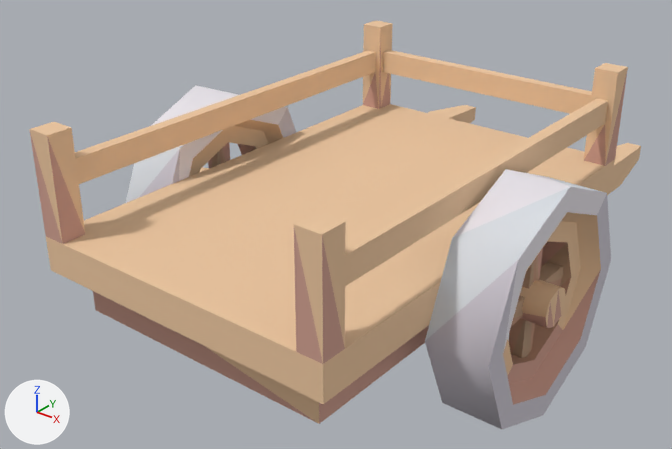
One commit to the glTF model example_game/world/props/cart.prop/model.glb: the scene before it, then after it.
The view is the same before and after, from a 50 mm camera at (2.58, -3.81, 2.69) aimed at (-0.24, -0.28, 0.51). Every picture has the same lights, and +X, +Y and +Z are marked at lower left. The picture after the commit comes second. Vertices at exactly the same position are counted once.

Names of what the first picture shows: 'model'.
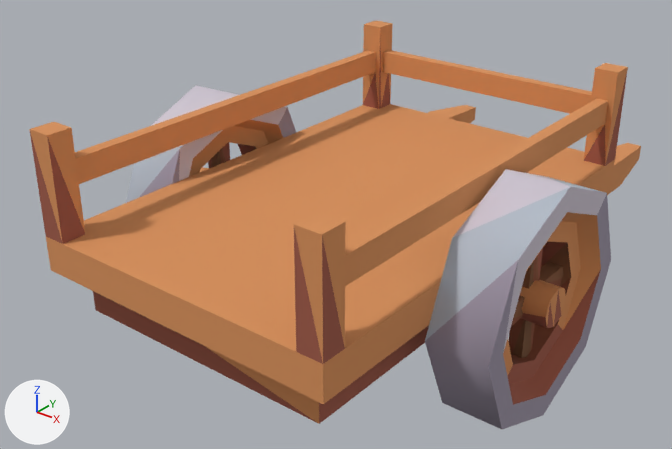
Boxes (x1, y1, x2, y2) around the edits, measured in the pictures (672 x 449 px):
part 1 of me_model, recoloured (beige to orange)
    both: (30, 20, 641, 424)
part 2 of me_model, recoloured
    both: (29, 42, 628, 424)
part 3 of me_model, recoloured (light grey to grey)
    both: (126, 85, 611, 429)

What the commit changed:
me_model has 327 vertices, 597 faces and spans x -1.12..1.12, y -1.67..1.67, z -0.02..1.32.
me_model is used by ob_model.
me_model part 1: 309 faces centred in x -1.12..1.12, y -1.67..1.67, z 0.3..1.32 are repainted in the vertex colours; the middle colour goes from beige #edc7a0 to orange #d9915a.
me_model part 2: 192 faces centred in x -1.12..1.12, y -1.67..1.24, z -0.02..0.98 are repainted in the vertex colours; the middle colour goes from beige #d0a090 to brown #a05a47.
me_model part 3: 96 faces centred in x -1.12..1.12, y -0.95..0.1, z 0.04..1.09 are repainted in the vertex colours; the middle colour goes from light grey #cec9d3 to grey #9e95a6.
